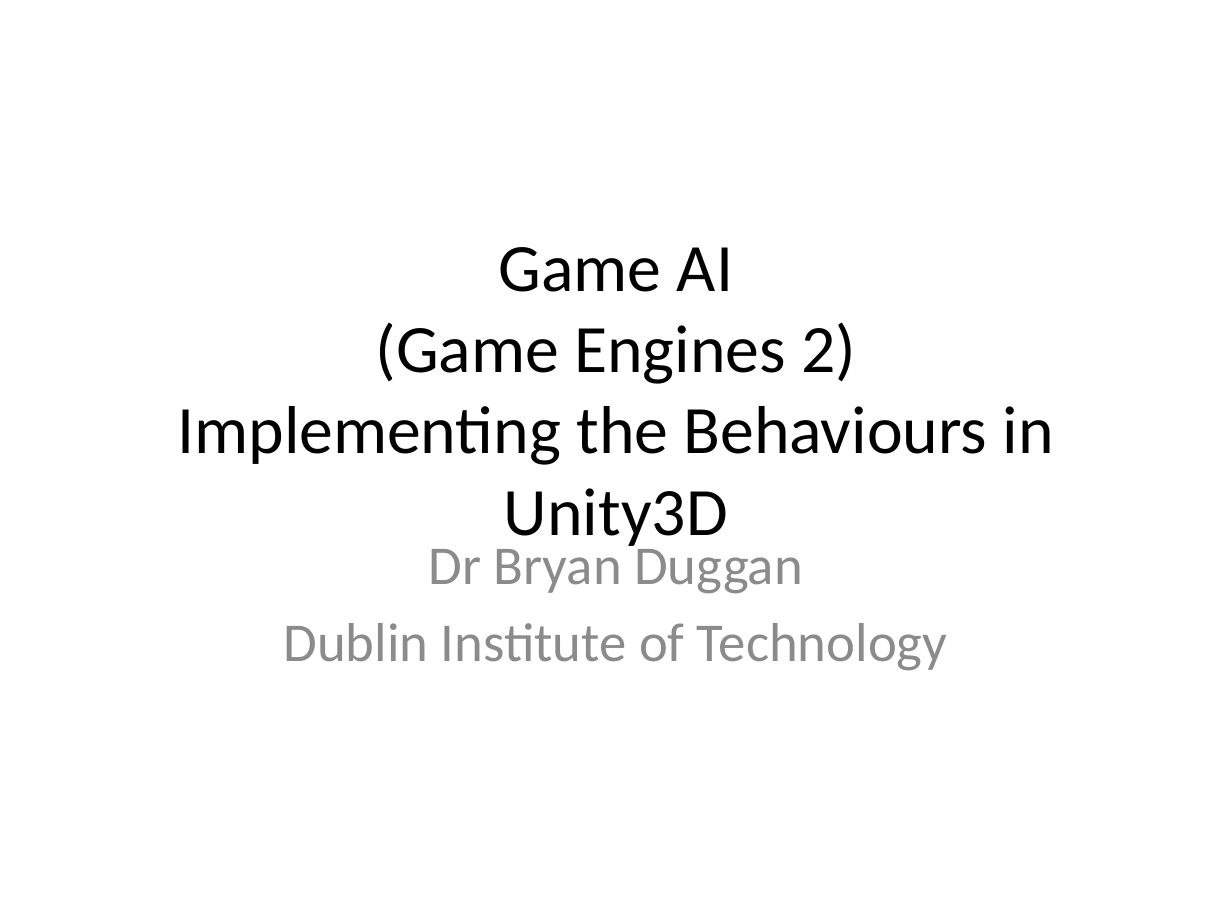
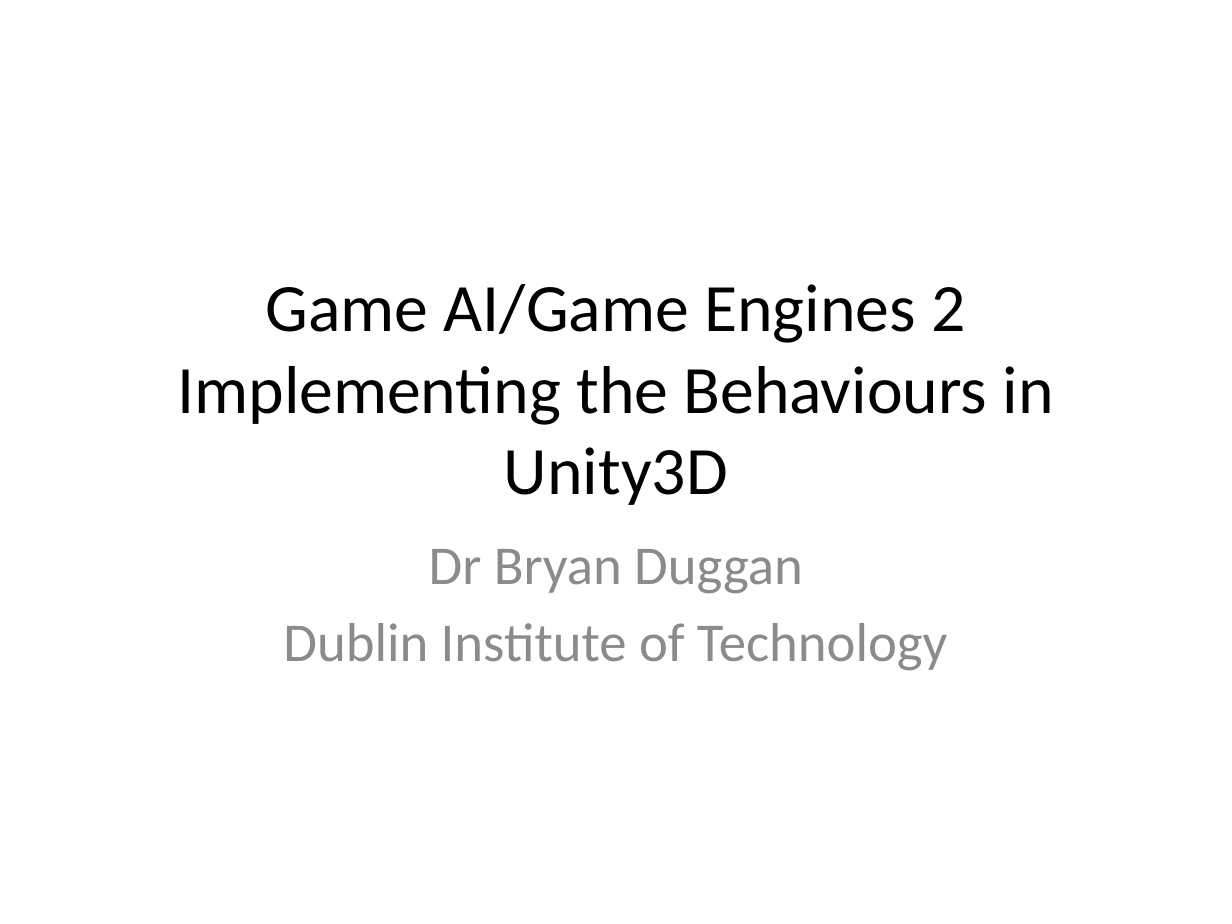
Before and after one commit to skooter500/UnitySteeringBehaviours, a slide deck: slide 1 of Lectures/Game AI 3.pptx. Drawn at 1232x924 pixels with LibreOffice and Linux fonts; fonts in the diff are those of the drawing; background and template pictures are left out. Boxes give left, top, right and bottom in pixels: in the first picture for what was removed or moved away, otherwise in the second. Text is boxed around its words. In the diff, an @@ line names an element or a change of style, - is before the commit and + after.

```diff
--- a/Lectures/Game AI 3.pptx
+++ b/Lectures/Game AI 3.pptx
@@ title at bbox=[177, 284, 1054, 505]: text changed @@
-Game AI
-(Game Engines 2)
-Implementing the Behaviours in Unity3D
+Game AI/Game Engines 2
+Implementing the Behaviours in Unity3D
```
Also in this commit, not shown: 12 other files.
